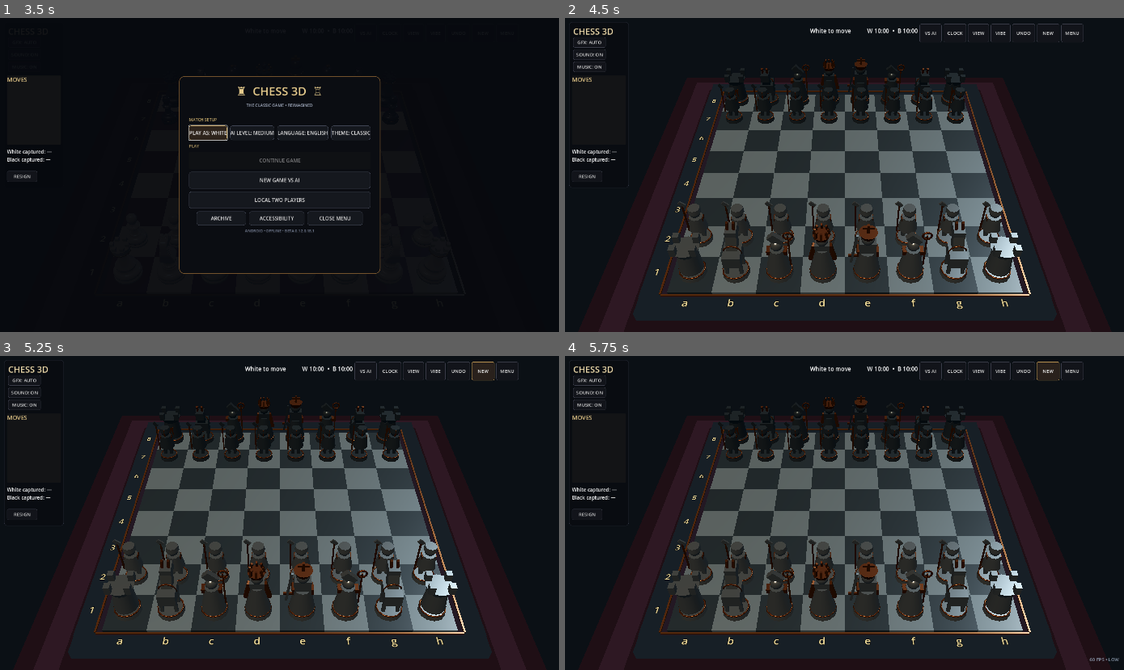
Above: before the commit, frames 1-4 (two rows, left to right).
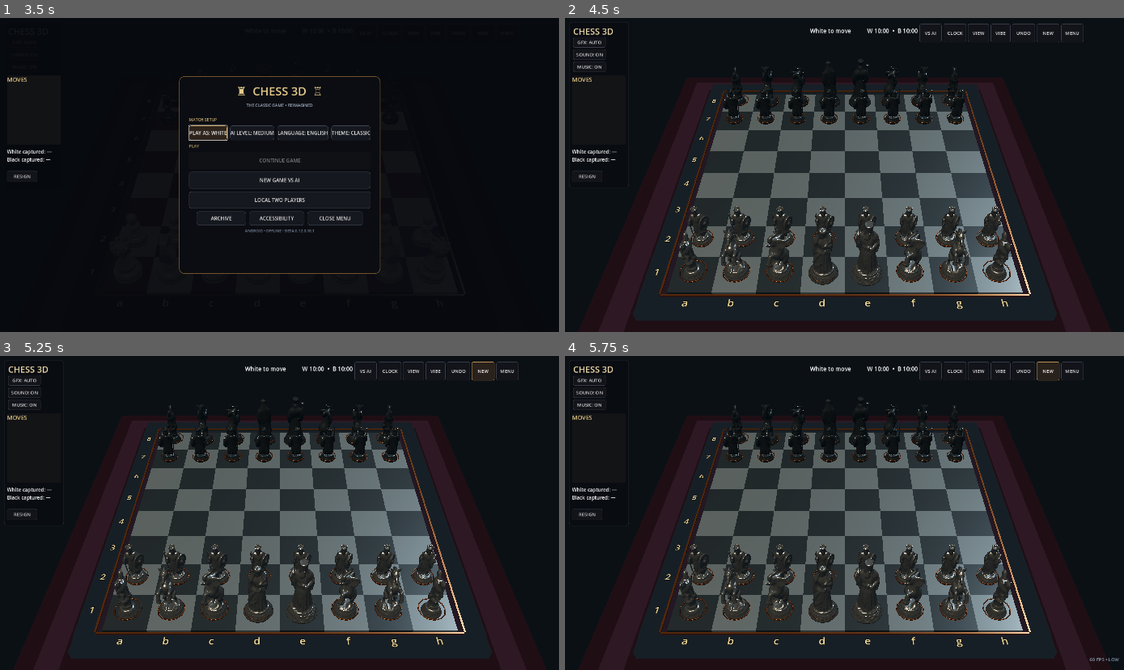
Above: after the commit, the same moments.

Repository: redxbox/chess-3d
Game: Godot game, scene res://src/main/main.tscn
Two runs of this game, one before a commit and one after it. Both use one fixed random seed, a clock stepped at 60 frames per second and the inputs below.
Inputs:
- Up to frame 1 (3.5 s): click "PLAY AS: WHITE" at 0.5 s; click "PLAY AS: BLACK" at 1.25 s; click "PLAY AS: WHITE" at 2 s; click "PLAY AS: BLACK" at 2.75 s
- Up to frame 2 (4.5 s): click "THEME: CLASSIC" at 3.5 s; click "NEW GAME VS AI" at 4.25 s
- Up to frame 3 (5.25 s): click "NEW" at 5 s
- Up to frame 4 (5.75 s): no input

Frame 1 is identical in both runs. In frame 2, 5.6% of the frame differs, in the area x 18-82%, y 12-86%; in frame 3, 5.6%; in frame 4, 5.6%.

Commit message:
Integrate optimized ancient Persian sculptures
Co-authored-by: arena-agent <297053741+arena-agent@users.noreply.github.com>

Diff:
--- a/src/main/main.gd
+++ b/src/main/main.gd
@@ -20,6 +20,14 @@
 	"bishop": preload("res://assets/models/staunton/bishop.obj"),
 	"queen": preload("res://assets/models/staunton/queen.obj"),
 	"king": preload("res://assets/models/staunton/king.obj")
+}
+const PERSIAN_MODELS := {
+	"pawn": preload("res://assets/models/persian/optimized/pawn.glb"),
+	"rook": preload("res://assets/models/persian/optimized/rook.glb"),
+	"knight": preload("res://assets/models/persian/optimized/knight.glb"),
+	"bishop": preload("res://assets/models/persian/optimized/bishop.glb"),
+	"queen": preload("res://assets/models/persian/optimized/queen.glb"),
+	"king": preload("res://assets/models/persian/optimized/king.glb")
 }
 const BOARD_SIZE := 8
 const SQUARE_SIZE := 1.0
@@ -354,7 +362,7 @@
 	pieces_root.add_child(piece)
 
 	if visual_theme == "metal":
-		_add_medieval_figure(piece, kind, is_white, material, accent)
+		_add_persian_model(piece, kind, is_white, material, accent)
 		return
 
 	var model := MeshInstance3D.new()
@@ -378,6 +386,30 @@
 			"king": Vector2(0.215, 1.19)
 		}[kind]
 		_add_torus(piece, collar_data.x, 0.009, collar_data.y, accent)
+
+
+func _add_persian_model(piece: Node3D, kind: String, is_white: bool, material: Material, accent: Material) -> void:
+	# The source sculptures are normalized to one unit high, then decimated to a
+	# rank-specific mobile budget. Packed scenes and their meshes are shared by
+	# every matching chessman; only lightweight scene instances are created.
+	var heights := {"pawn": 1.10, "rook": 1.22, "knight": 1.38, "bishop": 1.42, "queen": 1.52, "king": 1.60}
+	var height: float = heights[kind]
+	var sculpture: Node3D = PERSIAN_MODELS[kind].instantiate()
+	sculpture.name = "PersianSculpture"
+	sculpture.scale = Vector3.ONE * height
+	sculpture.position.y = height * 0.50
+	sculpture.rotation.y = 0.0 if is_white else PI
+	_apply_sculpture_material(sculpture, material)
+	piece.add_child(sculpture)
+	_add_torus(piece, 0.27 if kind == "pawn" else 0.31, 0.014, 0.075, accent)
+
+
+func _apply_sculpture_material(node: Node, material: Material) -> void:
+	if node is MeshInstance3D:
+		node.material_override = material
+		node.cast_shadow = GeometryInstance3D.SHADOW_CASTING_SETTING_ON
+	for child in node.get_children():
+		_apply_sculpture_material(child, material)
 
 
 func _add_sculpted_identity_top(piece: Node3D, kind: String, material: Material, accent: Material) -> void:
Binary file added: assets/models/persian/optimized/bishop.glb
Binary file added: assets/models/persian/optimized/king.glb
Binary file added: assets/models/persian/optimized/knight.glb
Binary file added: assets/models/persian/optimized/pawn.glb
Binary file added: assets/models/persian/optimized/queen.glb
Binary file added: assets/models/persian/optimized/rook.glb
Not shown, changed: export_presets.cfg
Not shown, changed: .github/workflows/ci.yml
Not shown, changed: ROADMAP.md
Not shown, added: assets/models/persian/README.md
